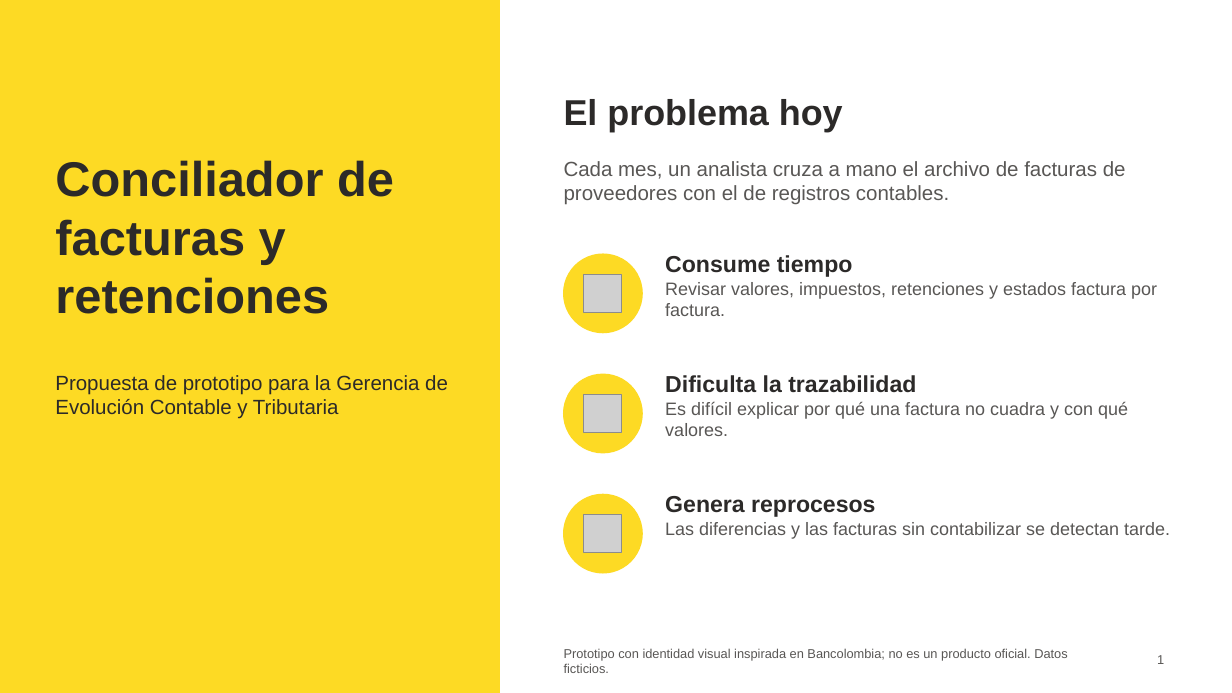
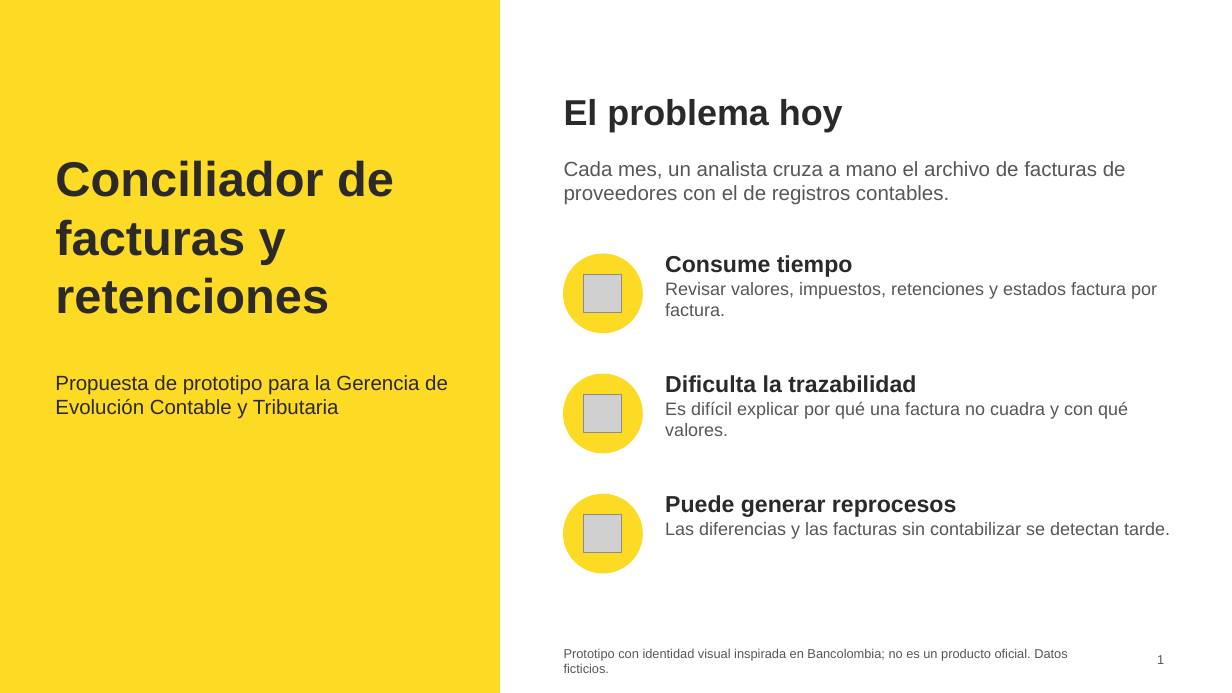
Before and after one commit to ElDaiko/conciliador-facturas, a slide deck: slide 1 of docs/presentacion/presentacion-conciliador.pptx. Drawn at 1232x693 pixels with LibreOffice and Linux fonts; fonts in the diff are those of the drawing; grey boxes stand for pictures. Boxes give left, top, right and bottom in pixels: in the first picture for what was removed or moved away, otherwise in the second. Text is boxed around its words. In the diff, an @@ line names an element or a change of style, - is before the commit and + after.

```diff
--- a/docs/presentacion/presentacion-conciliador.pptx
+++ b/docs/presentacion/presentacion-conciliador.pptx
@@ text at [665,495,956,517]: text changed @@
-Genera reprocesos
+Puede generar reprocesos
```
Also in this commit, not shown: 2 other slides changed, 1 other file.
